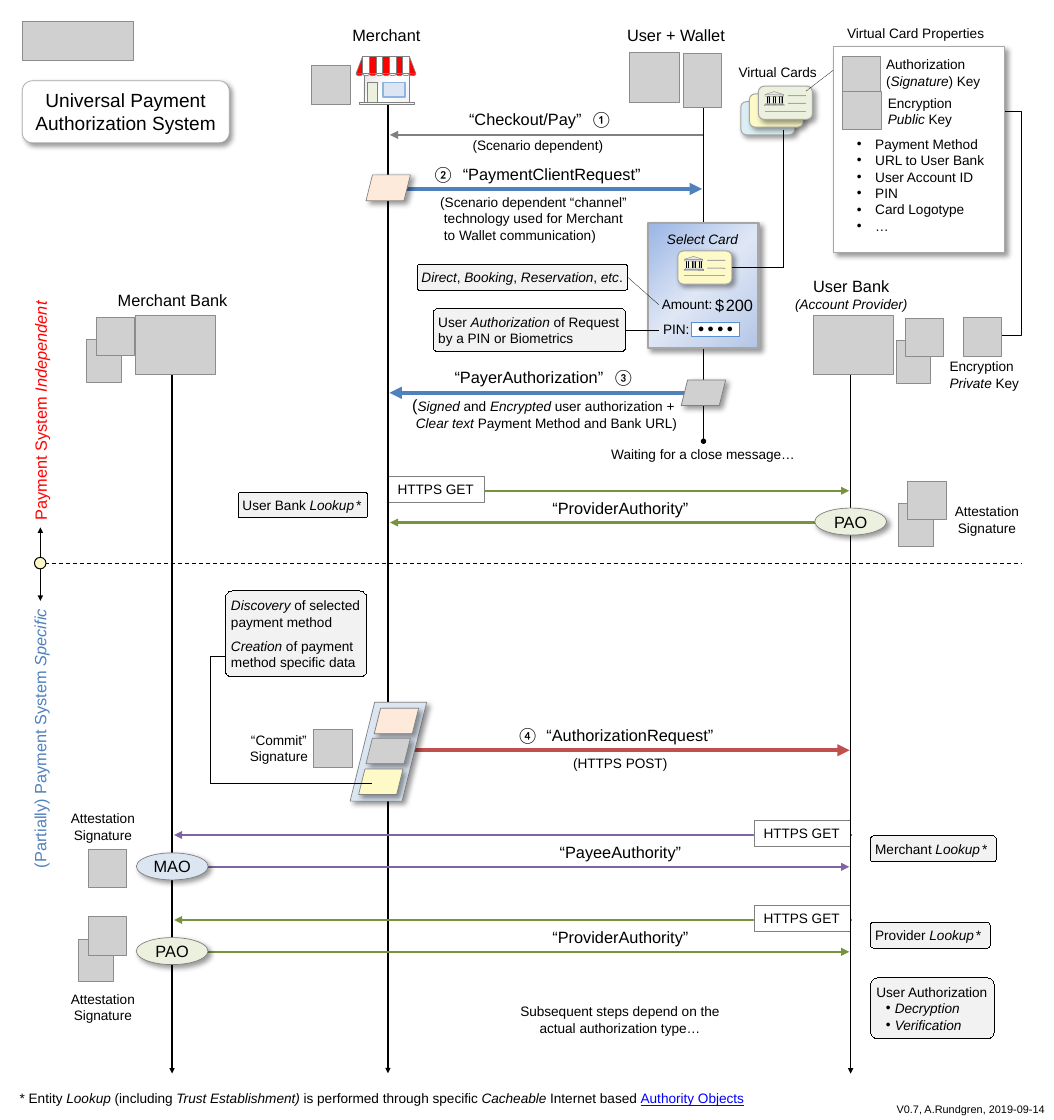
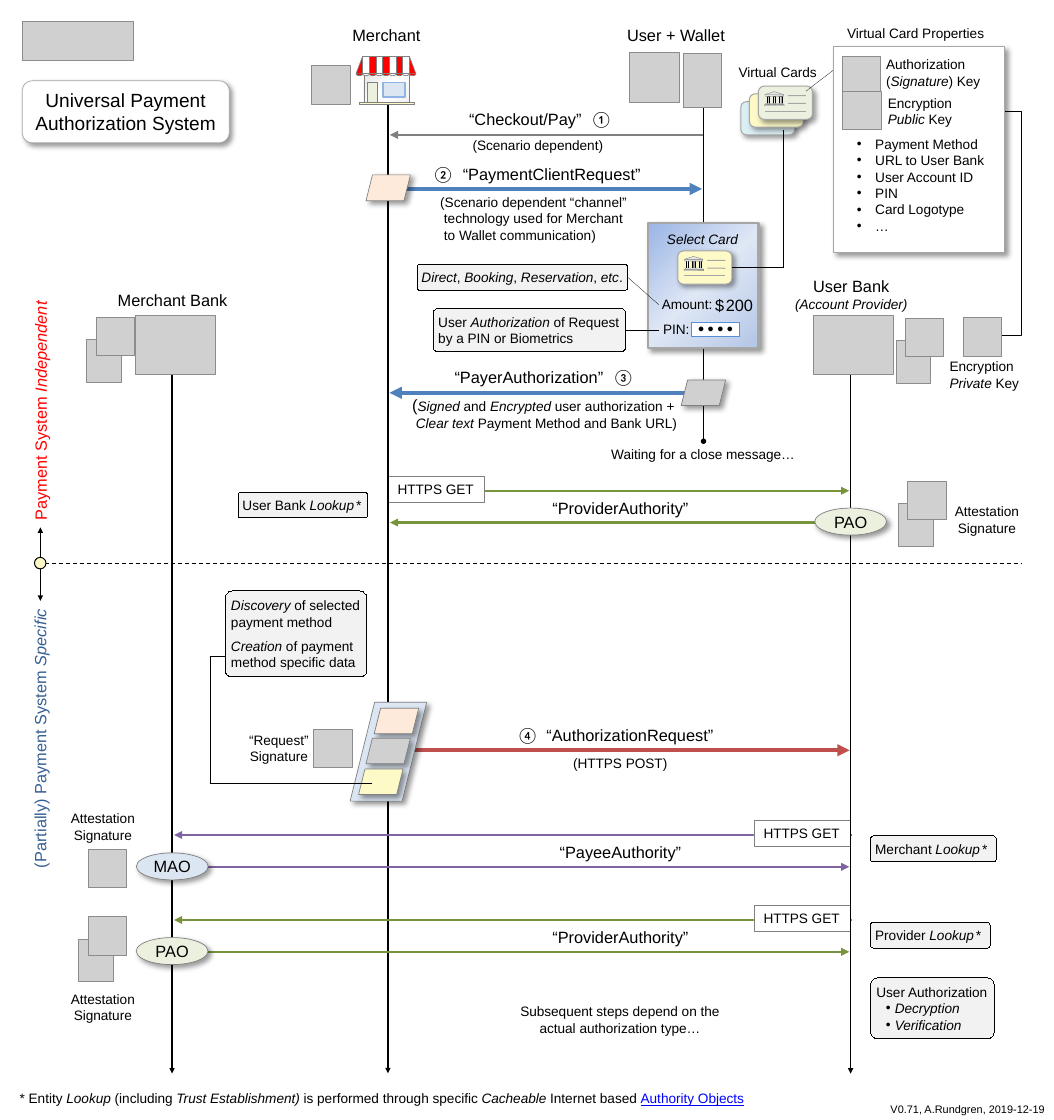
Before and after one commit to cyberphone/doc, a slide deck: slide 1 of saturn/saturn-authorization.pptx. Drawn at 1054x1120 pixels with LibreOffice and Linux fonts; fonts in the diff are those of the drawing; grey boxes stand for pictures. Boxes give left, top, right and bottom in pixels: in the first picture for what was removed or moved away, otherwise in the second. Text is boxed around its words. In the diff, an @@ line names an element or a change of style, - is before the commit and + after.

```diff
--- a/saturn/saturn-authorization.pptx
+++ b/saturn/saturn-authorization.pptx
@@ text "(Partially) Payment System Specific" at (32,614,50,866): text colour #4F81BD to #376092 @@
@@ text at (249,735,309,764): text changed @@
-“Commit”
-Signature
+“Request”
+Signature
@@ text at (890,1105,1045,1116): text changed @@
-V0.7, A.Rundgren, 2019-09-14
+V0.71, A.Rundgren, 2019-12-19
```
Also in this commit, not shown: 1 other file.
